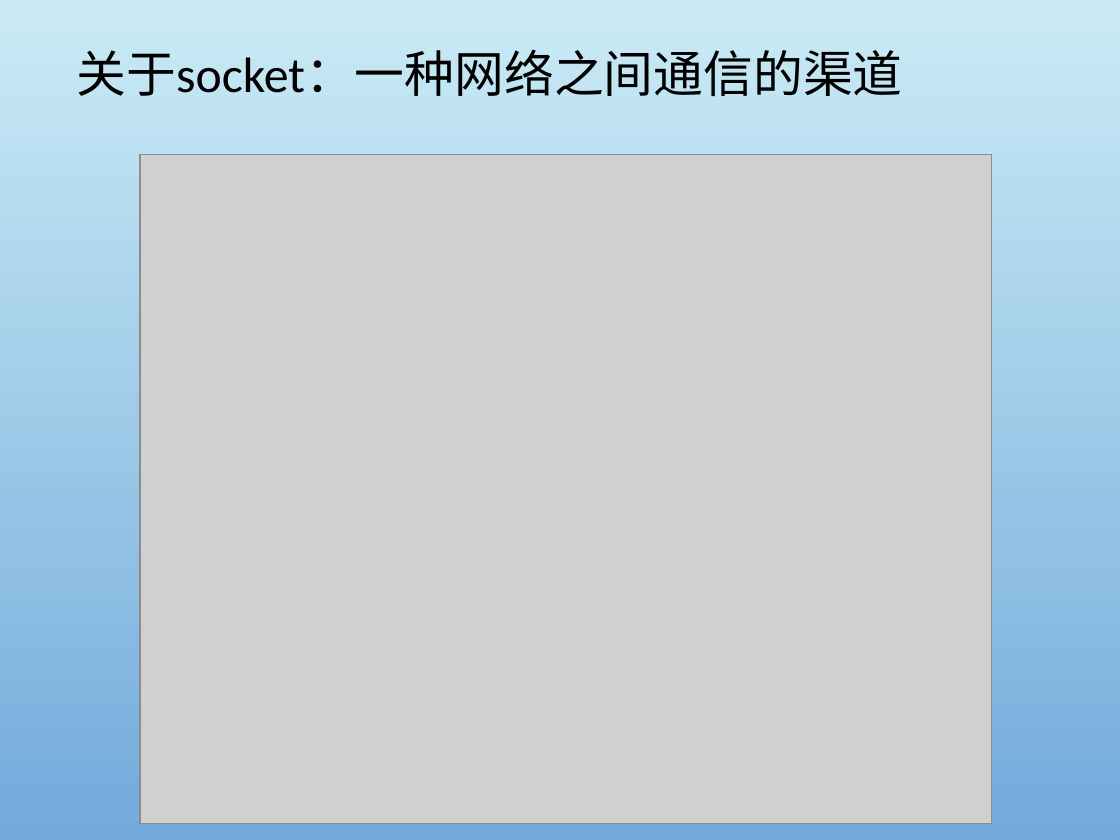
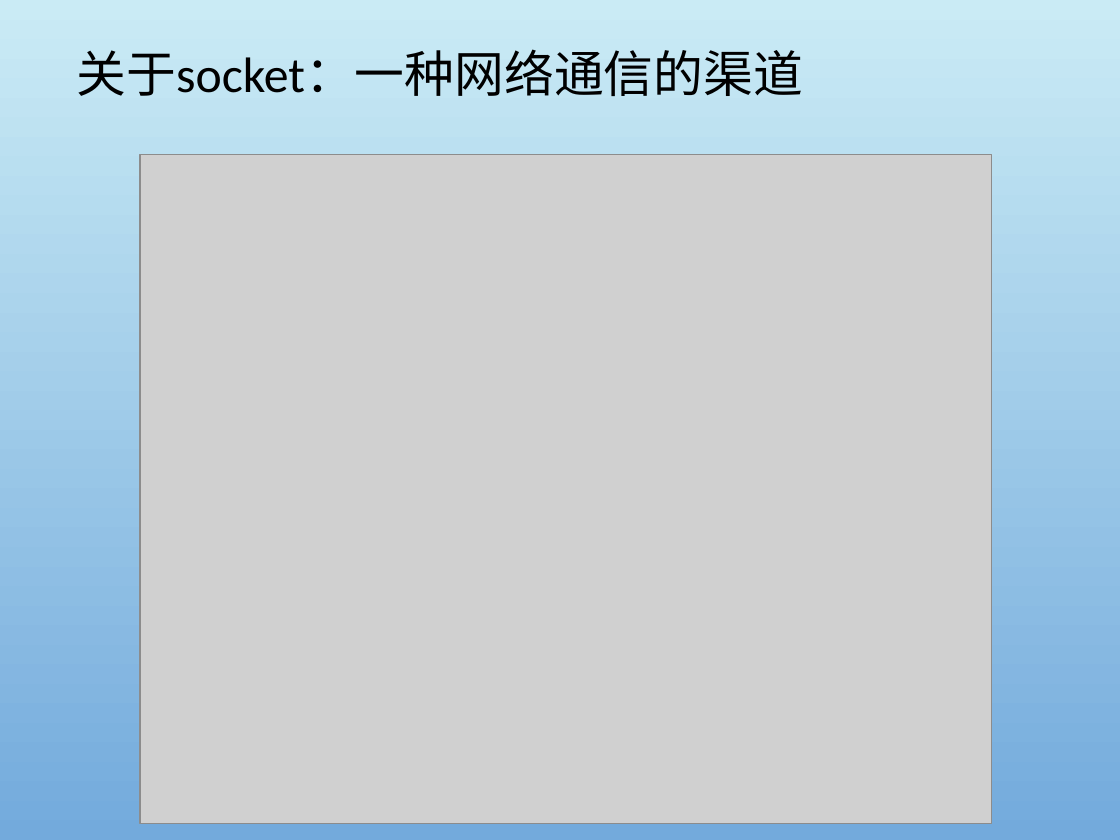
Before and after one commit to zhengjianghu/biye, a slide deck: slide 24 of diploma project/毕设.pptx. Drawn at 1120x840 pixels with LibreOffice and Linux fonts; fonts in the diff are those of the drawing; grey boxes stand for pictures; background and template pictures are left out. Boxes give left, top, right and bottom in pixels: in the first picture for what was removed or moved away, otherwise in the second. Text is boxed around its words. In the diff, an @@ line names an element or a change of style, - is before the commit and + after.

```diff
--- a/diploma project/毕设.pptx
+++ b/diploma project/毕设.pptx
@@ text at (x1=76, y1=49, x2=803, y2=96): text changed @@
-关于socket：一种网络之间通信的渠道
+关于socket：一种网络通信的渠道
```
Also in this commit, not shown: 6 other slides changed, 2 slides added, 4 slides removed, 3 other files.
